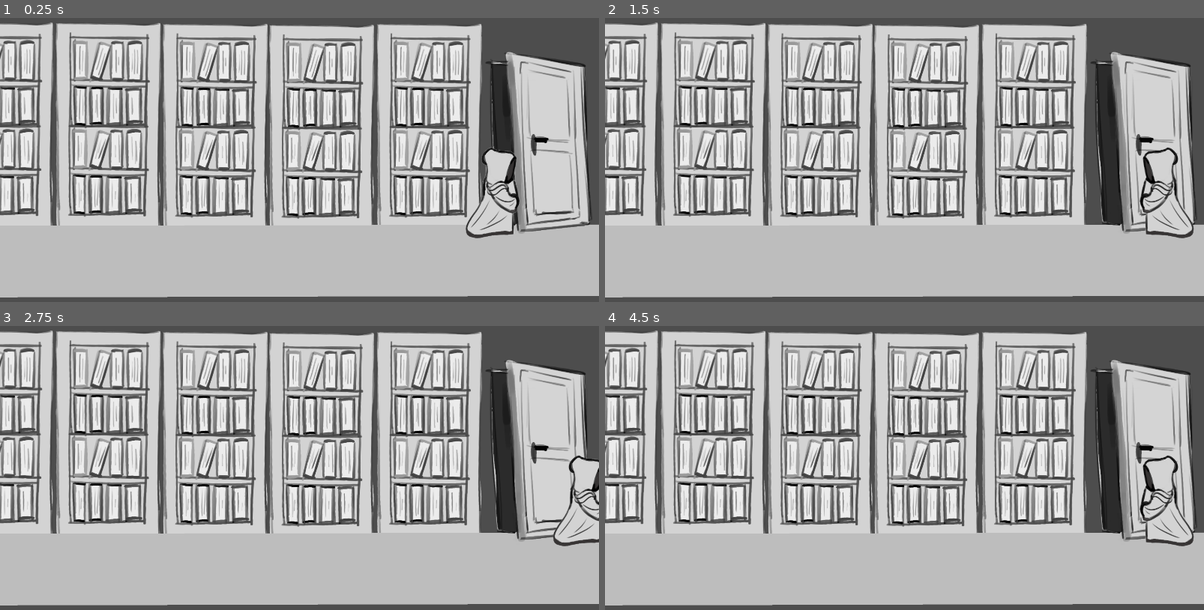
Above: before the commit, frames 1-4 (two rows, left to right).
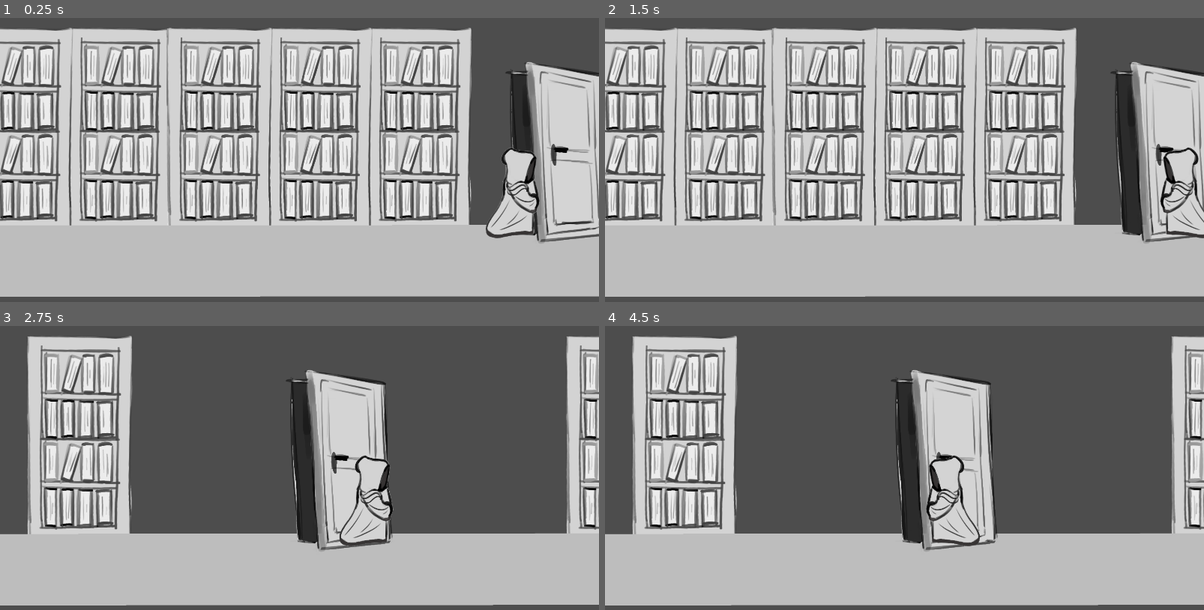
Above: after the commit, the same moments.

Repository: maskenary/gothic-game
Game: Godot game, scene res://Scenes/main.tscn
The game is run twice, just before and just after one commit, with the same random seed, the same clock (stepped at 60 frames per second) and the same inputs. Before the commit the project has no main scene; this scene is started directly in both runs.
Inputs:
- Up to frame 1 (0.25 s): no input
- Up to frame 2 (1.5 s): tap Enter (ui_accept) at 0.5, 0.77 s; hold Right (ui_right) 0.53-1.28 s; hold Left (ui_left) from 1.28 s (still down)
- Up to frame 3 (2.75 s): tap Enter (ui_accept) at 1.52 s; release Left (ui_left) at 2.03 s; hold Right (ui_right) from 2.03 s (still down)
- Up to frame 4 (4.5 s): tap Enter (ui_accept) at 3.02, 3.77 s; release Right (ui_right) at 3.53 s; hold Left (ui_left) from 3.53 s (still down)

The runs differ from the first frame. In frame 1, 45% of the frame differs, in the area x 0-100%, y 1-99%; in frame 2, 46%; in frame 3, 56%; in frame 4, 56%.
Error before the commit: Invalid access to property or key 'global_position' on a base object of type 'null instance'. (res://Scripts/door.gd:25)

Commit message:
grid snapping camera

Diff:
--- /dev/null
+++ b/Scenes/camera_2d.gd
@@ -0,0 +1,9 @@
+extends Camera2D
+
+var grid_size = Vector2(1920, 1080)
+@onready var parent = get_parent()
+
+func _physics_process(delta: float) -> void:
+	var x = floor(parent.global_position.x / grid_size.x)
+	var y = floor(parent.global_position.y / grid_size.y)
+	global_position = Vector2(x * grid_size.x, y * grid_size.y)
--- a/Scenes/location_2.tscn
+++ /dev/null
@@ -1,59 +0,0 @@
-[gd_scene format=3 uid="uid://ce4ttmehu1awi"]
-
-[ext_resource type="Texture2D" uid="uid://q0tsxifl3q81" path="res://Assets/bookshelf.png" id="1_3pbkc"]
-[ext_resource type="PackedScene" uid="uid://d3erh4u03paa0" path="res://Scenes/door.tscn" id="2_2m8bd"]
-
-[sub_resource type="GDScript" id="GDScript_2m8bd"]
-script/source = "extends Node
-
-@onready var player = $Player
-@onready var entrance_markers = $EntranceMarkers
-
-func _ready():
-	if SceneManager.player:
-		if player: # Get rid of scene's player if we already have one
-			player.queue_free()
-
-		player = SceneManager.player
-		add_child(player)
-		print(\"creating player\")
-
-	position_player()
-
-func position_player():
-	var last_scene_name = SceneManager.last_scene_name
-	if last_scene_name.is_empty():
-		last_scene_name = \"any\"
-	for marker in entrance_markers.get_children():
-		if marker.name == \"any\" or marker.name == last_scene_name:
-			player.global_position = marker.global_position
-"
-
-[node name="Location2" type="Node2D" unique_id=2143678793]
-script = SubResource("GDScript_2m8bd")
-
-[node name="Bookshelves" type="Node2D" parent="." unique_id=2123327749]
-
-[node name="Bookshelf" type="Sprite2D" parent="Bookshelves" unique_id=2034181177]
-position = Vector2(436, 432)
-texture = ExtResource("1_3pbkc")
-
-[node name="Bookshelf2" type="Sprite2D" parent="Bookshelves" unique_id=1454799640]
-position = Vector2(1496, 425)
-texture = ExtResource("1_3pbkc")
-
-[node name="Floor" type="Polygon2D" parent="." unique_id=1731229258]
-position = Vector2(-307.27423, -226.7229)
-scale = Vector2(1.362878, 1.3055562)
-color = Color(0.74138486, 0.74138457, 0.74138457, 1)
-polygon = PackedVector2Array(4, 746, 1914, 742, 1914.9353, 823.8586, 1916, 917, 958.5343, 919.4961, -2, 922)
-
-[node name="Door" parent="." unique_id=827367637 instance=ExtResource("2_2m8bd")]
-position = Vector2(992, 480.00003)
-scale = Vector2(1, 0.99999994)
-
-[node name="EntranceMarkers" type="Node2D" parent="." unique_id=1792488657]
-scale = Vector2(1, 0.99999994)
-
-[node name="Location1" type="Marker2D" parent="EntranceMarkers" unique_id=61517925]
-position = Vector2(992, 640.00006)
--- a/Scenes/main.tscn
+++ b/Scenes/main.tscn
@@ -11,34 +11,48 @@
 [node name="Bookshelves" type="Node2D" parent="World" unique_id=2123327749]
 
 [node name="Bookshelf7" type="Sprite2D" parent="World/Bookshelves" unique_id=1331573022]
-position = Vector2(348, 432)
+position = Vector2(384, 448)
 texture = ExtResource("1_8gbba")
 
 [node name="Bookshelf4" type="Sprite2D" parent="World/Bookshelves" unique_id=518442465]
-position = Vector2(1377, 435)
+position = Vector2(1344, 448)
 texture = ExtResource("1_8gbba")
 
 [node name="Bookshelf3" type="Sprite2D" parent="World/Bookshelves" unique_id=172923105]
-position = Vector2(1032, 438)
+position = Vector2(1024, 448)
 texture = ExtResource("1_8gbba")
 
 [node name="Bookshelf2" type="Sprite2D" parent="World/Bookshelves" unique_id=795611674]
-position = Vector2(691, 435)
+position = Vector2(704, 448)
 texture = ExtResource("1_8gbba")
 
 [node name="Bookshelf" type="Sprite2D" parent="World/Bookshelves" unique_id=1098794240]
-position = Vector2(3, 431)
+position = Vector2(64, 448)
+texture = ExtResource("1_8gbba")
+
+[node name="Bookshelf5" type="Sprite2D" parent="World/Bookshelves" unique_id=1328418796]
+position = Vector2(-1664, 448)
 texture = ExtResource("1_8gbba")
 
 [node name="Floor" type="Polygon2D" parent="World" unique_id=1731229258]
-position = Vector2(-307.27423, -226.7229)
-scale = Vector2(1.362878, 1.3055562)
+position = Vector2(-2403.34, -226.72305)
+scale = Vector2(3.3300312, 1.3055562)
 color = Color(0.74138486, 0.74138457, 0.74138457, 1)
 polygon = PackedVector2Array(4, 746, 1914, 742, 1914.9353, 823.8586, 1916, 917, 958.5343, 919.4961, -2, 922)
 
-[node name="Door" parent="World" unique_id=827367637 node_paths=PackedStringArray("destination") instance=ExtResource("2_jjvhh")]
-position = Vector2(1728, 480)
-destination = NodePath("")
+[node name="Door2" parent="World" unique_id=827367637 node_paths=PackedStringArray("destination") instance=ExtResource("2_jjvhh")]
+position = Vector2(-832, 512)
+destination = NodePath("../Door/Marker2D_1")
+
+[node name="Marker2D_2" type="Marker2D" parent="World/Door2" unique_id=896780197]
+position = Vector2(0, 128)
+
+[node name="Door" parent="World" unique_id=1873275582 node_paths=PackedStringArray("destination") instance=ExtResource("2_jjvhh")]
+position = Vector2(1792, 512)
+destination = NodePath("../Door2/Marker2D_2")
+
+[node name="Marker2D_1" type="Marker2D" parent="World/Door" unique_id=442419860]
+position = Vector2(0, 128)
 
 [node name="Player" parent="World" unique_id=1445800171 groups=["player"] instance=ExtResource("3_kry3j")]
-position = Vector2(1600, 640)
+position = Vector2(1664, 640)
--- a/Scenes/player.tscn
+++ b/Scenes/player.tscn
@@ -2,6 +2,7 @@
 
 [ext_resource type="Script" uid="uid://dkvxuorkdb70j" path="res://Scripts/player.gd" id="1_cvnsp"]
 [ext_resource type="Texture2D" uid="uid://cy0oi2cwkdyss" path="res://Assets/player.png" id="2_6t5aa"]
+[ext_resource type="Script" uid="uid://b8hd55vbh5253" path="res://Scenes/camera_2d.gd" id="3_6t5aa"]
 
 [sub_resource type="CapsuleShape2D" id="CapsuleShape2D_h2yge"]
 radius = 51.0
@@ -17,3 +18,7 @@
 
 [node name="CollisionShape2D" type="CollisionShape2D" parent="." unique_id=1516953788]
 shape = SubResource("CapsuleShape2D_h2yge")
+
+[node name="Camera2D" type="Camera2D" parent="." unique_id=1406958420]
+offset = Vector2(960, 540)
+script = ExtResource("3_6t5aa")
--- a/project.godot
+++ b/project.godot
@@ -11,7 +11,12 @@
 [application]
 
 config/name="gothic-game"
+run/main_scene="uid://5ck8kmi7tcwf"
 config/features=PackedStringArray("4.6", "Forward Plus")
+
+[autoload]
+
+SceneManager="*uid://cce1vpcgyqhb"
 
 [display]
 
Not shown, added: Scenes/camera_2d.gd.uid
Not shown: 1 places in Scenes/main.tscn that only renumber resources
